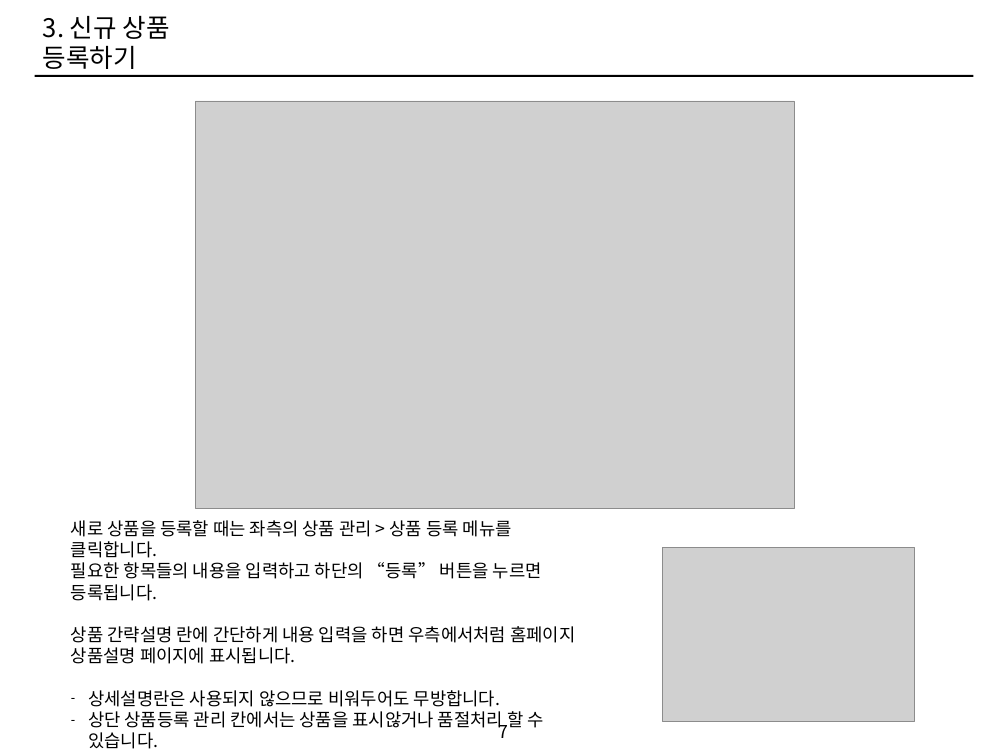
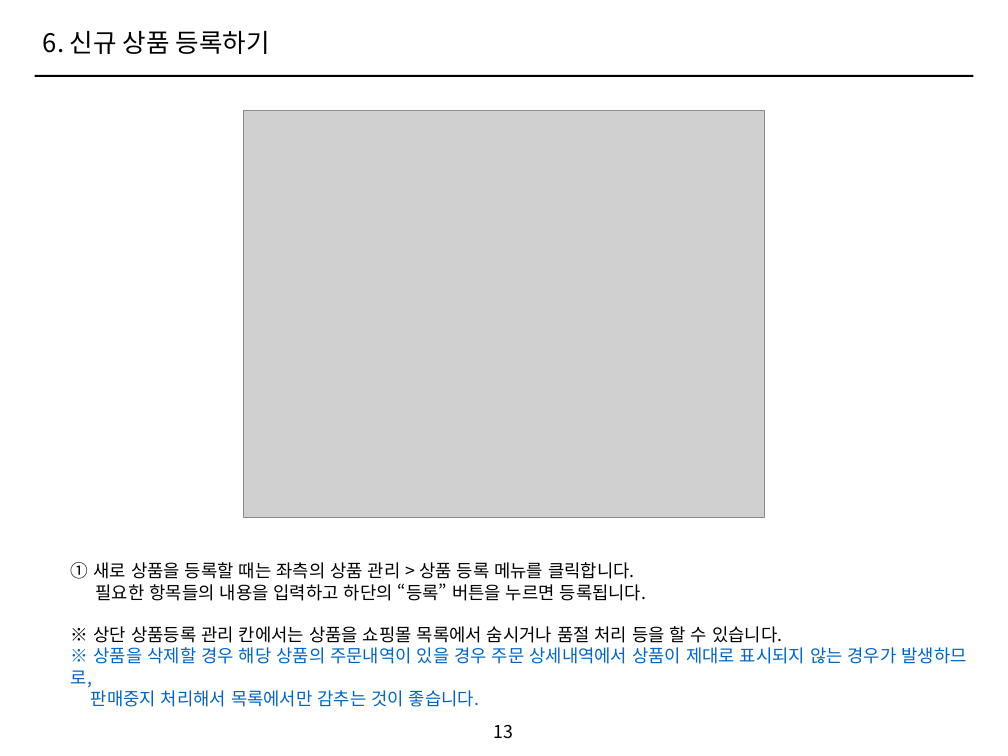
Before and after one commit to ethanjoh/SOHO-market, a slide deck: slide 13 of manual.pptx (slide 7 before the commit). Drawn at 1008x756 pixels with LibreOffice and Linux fonts; fonts in the diff are those of the drawing; grey boxes stand for pictures. Boxes give left, top, right and bottom in pixels: in the first picture for what was removed or moved away, otherwise in the second. Text is boxed around its words. In the diff, an @@ line names an element or a change of style, - is before the commit and + after.

Commit message:
상품 수정 및 매뉴얼 추가

```diff
--- a/manual.pptx
+++ b/manual.pptx
@@ text at (43,31,270,54): text changed @@
-3. 신규 상품 등록하기
+6. 신규 상품 등록하기
@@ picture: place and size @@
-picture at (196,101,794,508)
+picture at (243,110,764,517)
@@ text "① 새로 상품을 등록할 때는 ...": place and size @@
-text "① 새로 상품을 등록할 때는 ..." at (71,520,575,749)
+text "① 새로 상품을 등록할 때는 ..." at (71,562,966,707)
@@ text at (71,562,634,579): text changed @@
-새로 상품을 등록할 때는 좌측의 상품 관리 > 상품 등록 메뉴를 클릭합니다.
+① 새로 상품을 등록할 때는 좌측의 상품 관리 > 상품 등록 메뉴를 클릭합니다.
@@ picture removed at (663,547,915,722) @@
@@ text at (71,626,966,707): text changed; text colour #000000 to #0365C0 @@
-상품 간략설명 란에 간단하게 내용 입력을 하면 우측에서처럼 홈페이지
-상품설명 페이지에 표시됩니다.
-– 상세설명란은 사용되지 않으므로 비워두어도 무방합니다.
-– 상단 상품등록 관리 칸에서는 상품을 표시않거나 품절처리 할 수 있습니다.
+※ 상단 상품등록 관리 칸에서는 상품을 쇼핑몰 목록에서 숨시거나 품절 처리 등을 할 수 있습니다.
+※ 상품을 삭제할 경우 해당 상품의 주문내역이 있을 경우 주문 상세내역에서 상품이 제대로 표시되지 않는 경우가 발생하므로,
+판매중지 처리해서 목록에서만 감추는 것이 좋습니다.
@@ page number at (494,724,514,739): text changed @@
-7
+13
```
Also in this commit, not shown: 18 other slides changed, 6 slides added, 2 slides removed, 5 other files.
